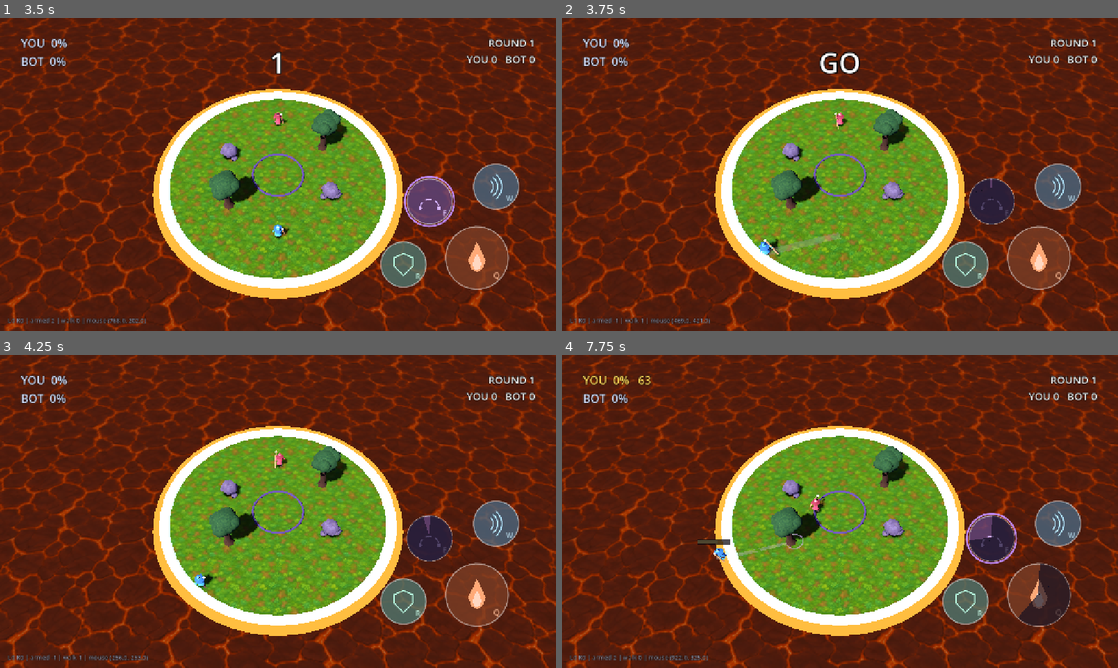
Above: before the commit, frames 1-4 (two rows, left to right).
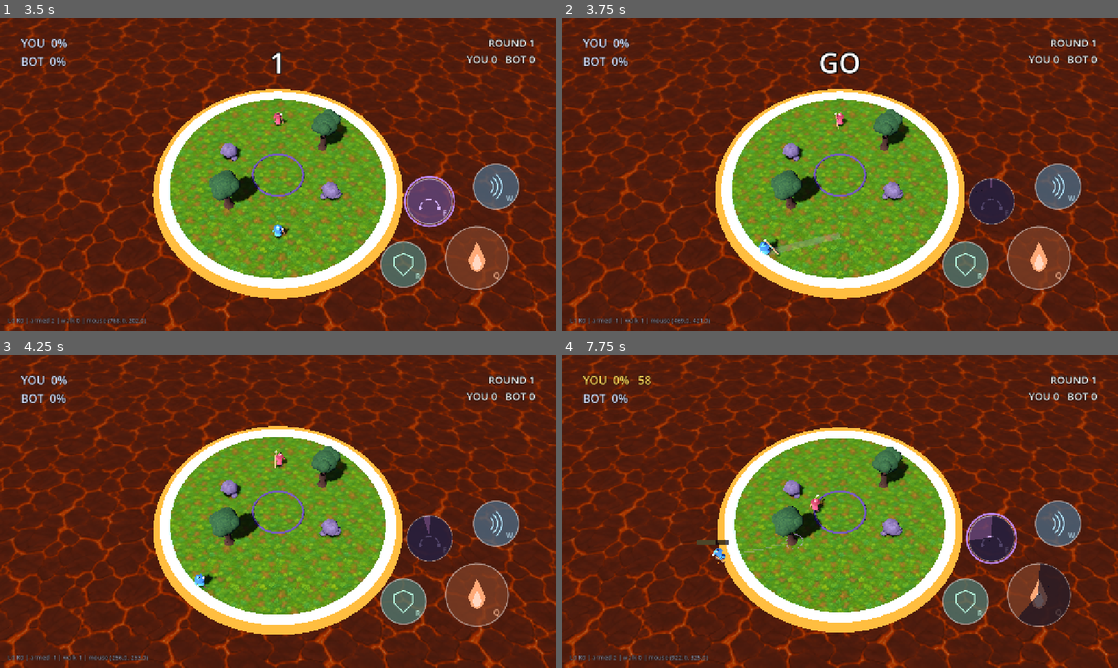
Above: after the commit, the same moments.

Repository: acansahin/spellfall
Game: Godot game, scene res://core/game/main.tscn
Two runs of this game, one before a commit and one after it. Both use one fixed random seed, a clock stepped at 60 frames per second and the inputs below.
Inputs (mouse positions are in pixels of both pictures, inside the frame that each line leads up to):
- Up to frame 1 (3.5 s): click "FIGHT" at 0.5 s; tap Enter at 1.25 s; move the mouse to (400, 158) at 1.27 s; hold Right (move_right) 1.28-2 s; tap Q (cast_1) at 1.35 s; click (400, 158) at 1.42 s; tap Space at 2 s; drag from (166, 190) to (250, 237) at 2.02 s; move the mouse to (333, 105) at 2.77 s; hold Right (move_right) from 2.78 s (still down); tap E (cast_3) at 2.85 s
- Up to frame 2 (3.75 s): release Right (move_right) at 3.5 s; tap Enter at 3.5 s; drag from (812, 237) to (673, 127) at 3.52 s
- Up to frame 3 (4.25 s): no input
- Up to frame 4 (7.75 s): move the mouse to (1006, 558) at 4.27 s; hold Left (move_left) 4.28-5 s; click (1006, 558) at 4.35 s; drag from (673, 464) to (756, 433) at 5.02 s; move the mouse to (867, 511) at 5.77 s; hold Down (move_back) 5.78-6.5 s; tap Q (cast_1) at 5.85 s; click (867, 511) at 5.92 s; drag from (756, 433) to (728, 527) at 6.52 s; move the mouse to (962, 495) at 7.27 s; hold Up (move_forward) from 7.28 s (still down); tap E (cast_3) at 7.35 s

Frame 1 is identical in both runs. In frame 2, 0.2% of the frame differs, in the area x 27-73%, y 23-90%; in frame 3, 0.6%; in frame 4, 9.7%, in the area x 0-100%, y 0-100%.

Commit message:
feat: the ring closes smoothly - the step was the engine, not the design
"Harita neden bir anda daraliyor? Onu surekli hale getir."

The answer to the first half is what makes the second half right. Warcraft III's
ground is a grid of 128-unit tiles and SetTerrainType paints whole ones, so the
map has no way to express a radius of 9.5 tiles - its ring HAS to jump. That is
its engine, not Warlock's design. This arena is a mesh with a float radius and
has never had that constraint.

So the step is gone and nothing else is. Same 9 + players/2 start, same
10 * sqrt(alive) schedule, same speed-up as fighters die, same close all the way
to zero, same 127 seconds for a 1v1. close_rate() divides the map's schedule into
a rate - 0.0707 m/s at two alive - and tick() takes that off the radius every
frame. The two versions sit at the same radius at every interval boundary; this
one simply is not lying about where the edge is in between.

--shrink-test is re-derived to assert the DEPARTURE rather than the behaviour:
that the ring moves on every tick, that it never jumps a whole step, that one
tick is the map's rate, and that one full interval closes it by exactly one of
the map's steps. Measured at 0.999m over 14.1s.

grace_left() became seconds_left(): "how long until it starts" has no meaning on
a ring that never stops starting. There is still no grace period and still none
needed - at 0.0707 m/s the ring gives up one metre of ten in the first fourteen
seconds, so the opening exchange happens on very nearly the whole board without a
rule having to say so.

17 of 17 through the runner, first time, plus --pc-test on its own.

Co-Authored-By: Claude Opus 5 <noreply@anthropic.com>

Diff:
--- a/arena/arena.gd
+++ b/arena/arena.gd
@@ -15,16 +15,24 @@
 ## and that a continuous close was this port's own idea; both were wrong, and wrong because
 ## nobody had looked.
 ##
-## Three properties come with it and each is the point rather than a detail:
-##
-## - **It steps.** A whole ring of ground becomes lava at one moment. That is a different kind
-##   of pressure from a rim creeping inward: you can be standing somewhere safe and be standing
-##   in lava a moment later without having moved.
-## - **It speeds up as fighters die**, because the interval is `10 * sqrt(alive)` and `alive`
-##   is recomputed on every step. The closing ring is the loser's punishment and the winner's
+## Two properties come from the map and each is the point rather than a detail:
+##
+## - **It speeds up as fighters die**, because the rate is `1 metre / (10 * sqrt(alive))` and
+##   `alive` is read every tick. The closing ring is the loser's punishment and the winner's
 ##   reward in one number.
-## - **It goes to zero.** There is no minimum, so a round always ends - which is the job the
-##   old continuous close was invented to do, and the map was already doing it.
+## - **It goes to zero.** There is no minimum, so a round always ends.
+##
+## **The third thing the map does, this deliberately does not: it does not STEP.**
+##
+## The map moves its ring one whole tile at a time, and that is not a design decision - it is
+## its engine. Warcraft III's ground is a grid of 128-unit tiles and `SetTerrainType` paints
+## whole ones; there is no way to express a radius of 9.5 tiles, so the ring has to jump. This
+## arena is a `CylinderMesh` with a float radius and has no such constraint, so it closes
+## smoothly at exactly the rate the map's steps average out to: the two are at the same radius
+## at every step boundary, and this one is simply not lying about where the edge is in between.
+##
+## The schedule is still stated in the map's own terms - a metre per `10 * sqrt(alive)` seconds
+## - because that is where the number came from and how it should be re-derived if it moves.
 ##
 ## Nothing here knows what a fighter is. It moves geometry and emits a number.
 
@@ -42,12 +50,14 @@
 ## The map's `9 +` term, in metres.
 @export var base_radius := 9.0
 
-## Seconds per step at ONE fighter alive. The map's `NN`, and the interval is this times the
-## square root of how many are still standing.
+## Seconds the map takes to lose `step_metres` at ONE fighter alive. Its `NN`, and the real
+## interval is this times the square root of how many are still standing.
 @export var seconds_per_step := 10.0
 
-## Metres the ring loses per step. The map moves one terrain tile at a time and a Warcraft III
-## tile is 128 units, which is exactly one metre on this port's scale.
+## Metres of radius the schedule is quoted in. The map moves one terrain tile at a time and a
+## Warcraft III tile is 128 units, which is exactly one metre on this port's scale - so this
+## is what one of its steps is worth, spread smoothly across the interval rather than taken
+## all at once.
 @export var step_metres := 1.0
 
 ## THERE IS NO `grace_seconds` AND NO `shrink_per_second` ANY MORE, and no `min_radius`.
@@ -113,12 +123,19 @@
 	return base_radius + float(int(maxi(fighters, 1) / 2))
 
 
-## Seconds until the next step, given how many are still standing. The map's `NN * sqrt(UH)`.
-##
-## Recomputed on every step rather than once at the start, which is the whole of why the ring
-## speeds up as a fight thins out.
+## Seconds the map would take to move one whole step, given how many are still standing. Its
+## `NN * sqrt(UH)`.
+##
+## Read every tick rather than once at the start, which is the whole of why the ring speeds up
+## as a fight thins out.
 func step_delay(alive: int) -> float:
 	return seconds_per_step * sqrt(float(maxi(alive, 1)))
+
+
+## Metres of radius lost per second, at `alive` fighters still standing. The map's schedule,
+## divided out into a rate instead of a jump.
+func close_rate(alive: int) -> float:
+	return step_metres / maxf(step_delay(alive), 0.001)
 
 
 func reset() -> void:
@@ -144,18 +161,13 @@
 	if not shrinking or radius <= 0.0:
 		return
 	_elapsed += delta
-	# The first step lands a full interval in, which is the map's grace: it has no separate
-	# grace period, it simply has not stepped yet.
-	if _elapsed < step_delay(alive):
-		return
-	_elapsed = 0.0
-	_set_radius(maxf(radius - step_metres, 0.0))
-
-
-## Seconds until the NEXT step. Named `grace_left` still because that is what it is before the
-## first one, and the HUD and three suites already ask for it by that name.
-func grace_left(alive: int = 2) -> float:
-	return maxf(step_delay(alive) - _elapsed, 0.0)
+	_set_radius(maxf(radius - close_rate(alive) * delta, 0.0))
+
+
+## Seconds until the ring has closed completely, at the current rate. What `grace_left` used
+## to answer - "how long until it starts" - has no meaning on a ring that never stops starting.
+func seconds_left(alive: int = 2) -> float:
+	return radius / maxf(close_rate(alive), 0.0001)
 
 
 func is_closing() -> bool:
--- a/core/game/main.gd
+++ b/core/game/main.gd
@@ -3771,8 +3771,9 @@
 	_arena.shrinking = true
 	_arena.size_to(_fighters.size())
 	_arena.reset()
-	print("[shrink-test] %d fighters, start=%.1fm, step=%.1fm every %.1fs at 2 alive" % [
-		_fighters.size(), _arena.radius, _arena.step_metres, _arena.step_delay(2)])
+	print("[shrink-test] %d fighters, start=%.1fm, %.4f m/s at 2 alive (a %.1fm step every %.1fs)" % [
+		_fighters.size(), _arena.radius, _arena.close_rate(2), _arena.step_metres,
+		_arena.step_delay(2)])
 
 	# --- the size comes off the roster, the way the map's does --------------------------------
 	_expect("a round starts at the size the roster asks for",
@@ -3789,41 +3790,46 @@
 	_expect("so does the bot", is_equal_approx(_brain.arena_radius, _arena.radius),
 		"bot=%.2f arena=%.2f" % [_brain.arena_radius, _arena.radius])
 
-	# --- the clock is 10 * sqrt(alive), and it SPEEDS UP as a fight thins out ------------------
+	# --- the schedule is the map's, and it SPEEDS UP as a fight thins out ---------------------
 	#
 	# The second half is the property that makes this the map's ring rather than a slower
 	# version of the old one: a fight that has lost half its wizards closes faster.
-	_expect("the step delay is 10 x root of the living count",
+	_expect("the schedule is a metre per 10 x root of the living count",
 		is_equal_approx(_arena.step_delay(2), 14.142136)
 			and is_equal_approx(_arena.step_delay(4), 20.0),
 		"2 alive %.2fs, 4 alive %.2fs" % [_arena.step_delay(2), _arena.step_delay(4)])
-	_expect("fewer alive closes it faster", _arena.step_delay(2) < _arena.step_delay(8),
-		"2 alive %.1fs vs 8 alive %.1fs" % [_arena.step_delay(2), _arena.step_delay(8)])
-
-	# --- it holds completely still until its first step ----------------------------------------
-	var held := _arena.radius
-	await _wait(1.0)
-	_expect("it does not move before its first step",
-		is_equal_approx(_arena.radius, held) and _arena.grace_left(2) > 0.0,
-		"%.2fm, %.1fs until the step" % [_arena.radius, _arena.grace_left(2)])
-
-	# --- then it steps, by a WHOLE metre, at once ----------------------------------------------
+	_expect("fewer alive closes it faster", _arena.close_rate(2) > _arena.close_rate(8),
+		"2 alive %.4f m/s vs 8 alive %.4f m/s" % [_arena.close_rate(2), _arena.close_rate(8)])
+
+	# --- IT DOES NOT STEP. That is the one thing here the map does and this does not -----------
 	#
-	# Rather than wait out the interval in real time, spend it: the clock is the arena's own and
-	# ticking it directly is what the round does, only faster.
+	# The map jumps a whole tile at a time because Warcraft III's ground is a grid of 128-unit
+	# tiles and `SetTerrainType` paints whole ones - it has no way to say 9.5 tiles. This arena
+	# is a mesh with a float radius, so it closes smoothly at the rate those jumps average to.
+	# What is asserted is exactly that: it moves EVERY tick, and never by a whole metre at once.
 	var cover_before: Vector2 = _cover_points()[0]
 	var camera_before: float = _camera_rig.distance
 	var before := _arena.radius
+	_arena.tick(1.0 / 60.0, 2)
+	var one_tick := before - _arena.radius
+	_expect("it moves on every tick, not once an interval", one_tick > 0.0,
+		"%.5fm in one tick" % one_tick)
+	_expect("and it never jumps a whole step", one_tick < _arena.step_metres * 0.5,
+		"%.5fm against a %.1fm step" % [one_tick, _arena.step_metres])
+	_expect("at the rate the map's steps average to",
+		absf(one_tick * 60.0 - _arena.close_rate(2)) < _arena.close_rate(2) * 0.05,
+		"%.4f m/s measured, %.4f expected" % [one_tick * 60.0, _arena.close_rate(2)])
+
+	# --- and one interval of it is exactly one of the map's steps ------------------------------
+	var mark := _arena.radius
 	var ticks := 0
-	while is_equal_approx(_arena.radius, before) and ticks < 60 * 60:
+	while ticks < int(_arena.step_delay(2) * 60.0):
 		_arena.tick(1.0 / 60.0, 2)
 		ticks += 1
-	_expect("it steps by a whole metre at once",
-		is_equal_approx(before - _arena.radius, _arena.step_metres),
-		"%.2fm -> %.2fm" % [before, _arena.radius])
-	_expect("and it waited the interval to do it",
-		absf(float(ticks) / 60.0 - _arena.step_delay(2)) < 1.5,
-		"%.1fs, interval is %.1fs" % [float(ticks) / 60.0, _arena.step_delay(2)])
+	_expect("one interval closes it by exactly one step",
+		absf((mark - _arena.radius) - _arena.step_metres) < 0.02,
+		"%.3fm over %.1fs, a step is %.1fm" % [
+			mark - _arena.radius, float(ticks) / 60.0, _arena.step_metres])
 	_expect("and it says it is closing", _arena.is_closing(),
 		"is_closing=%s" % _arena.is_closing())
 
Not shown, changed: GAME_DESIGN.md
Not shown, changed: TASKS.md
Not shown, changed: docs/warlock-reference.md
